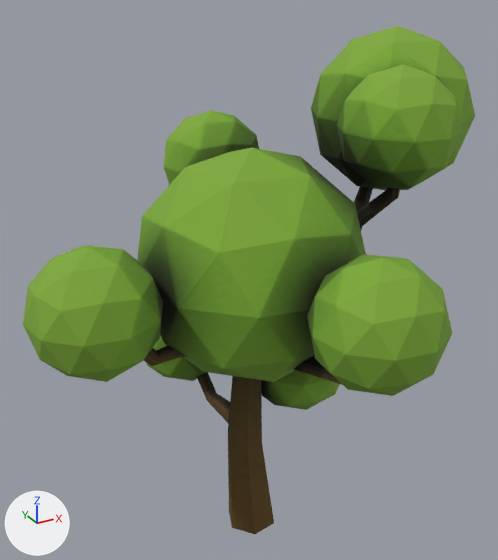
What one commit did to the FBX model Assets/ModularPieces/Trees/Tree1.FBX.
Camera for both pictures: a camera (50 mm lens) standing at (-2.87, -5.11, 5.38) and looking at (0.06, 0.2, 2.73). The lights are fixed; the arrows at lower left show +X, +Y and +Z. Where no turn or scale is listed for an object, it has been applied to the vertices.

Objects in the first picture: 'tree1'.
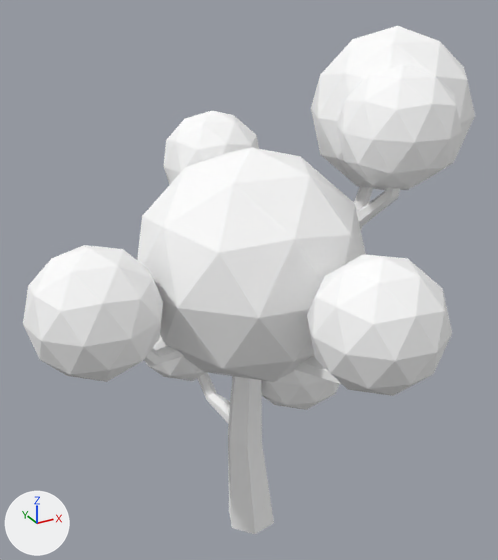
Where the change shows, as pixel boxes [x1, y1, x2, y2] in the pictures (498 x 560 px):
'tree1', recoloured (green to white): [23, 26, 475, 534] in both

What changed in the scene script:
```text
Add mat_ao:
    mat_ao = principled_material('AO')
    mat_ao.base_color = (1.0, 1.0, 1.0)  # white #ffffff
    mat_ao.roughness = 0.859
Change me_mesh:
    where me_mesh.from_pydata(...)  # 468 vertices, 852 faces; spans x -2.12..2.53, y -2.02..2.02, z 0.0..4.96
    remove me_mesh.materials.append(mat_tree1)  # picture img_tree1_diff_tga
    add me_mesh.materials.append(mat_ao)  # white #ffffff
```
